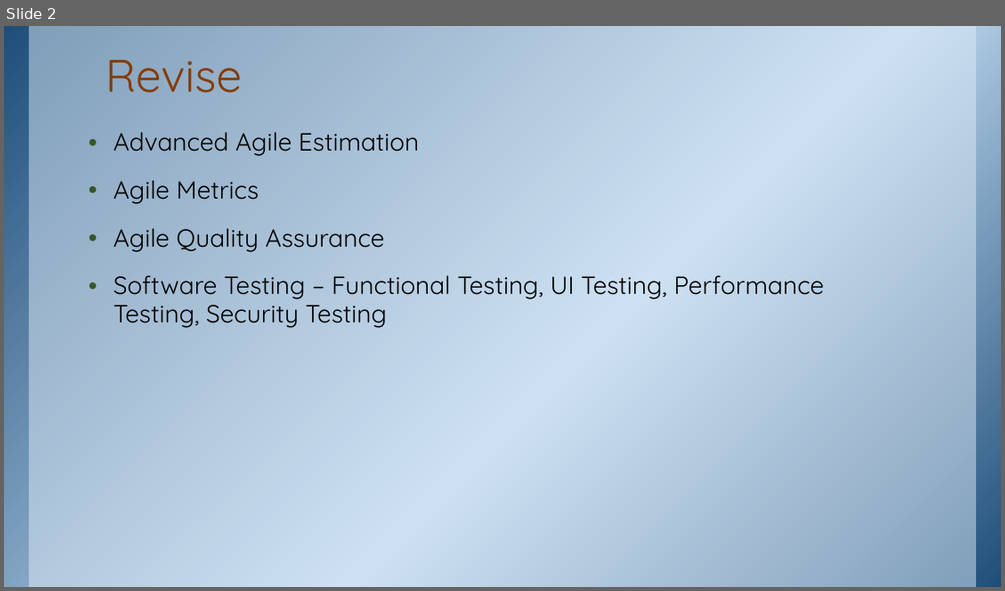
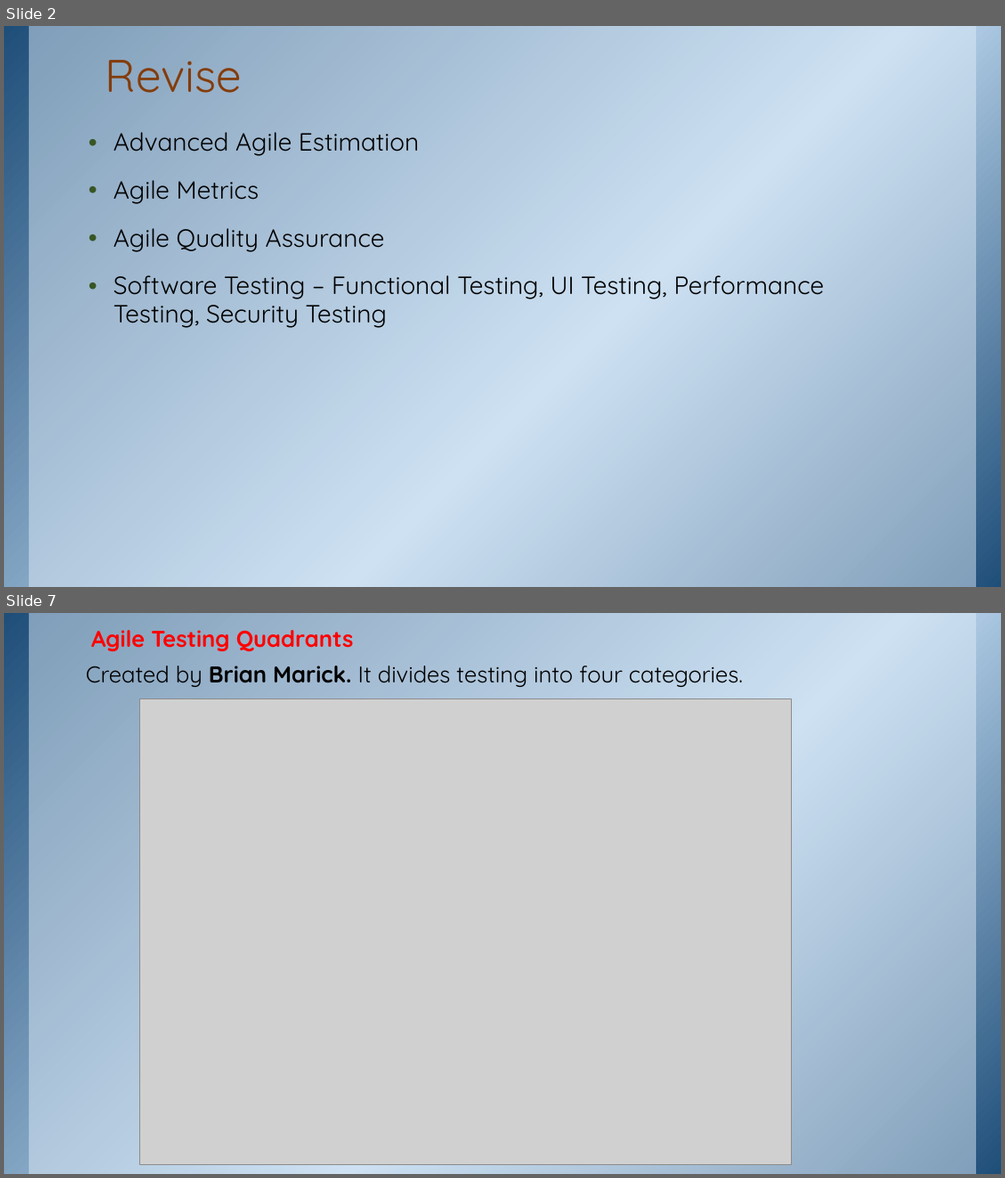
Before and after one commit to ketkiinamdar/IGCOE, a slide deck: TE - Lecture-8-4Aug2026.pptx. Shown one above the other, each under a label of ours: slide 2 before the commit, slides 2 and 7 after it; the slides between them are not shown. The pictures are 1005x591 and 1005x1178 pixels, drawn with LibreOffice and Linux fonts; fonts in the diff are those of the drawing; grey boxes stand for pictures; background and template pictures are left out. Boxes give left, top, right and bottom in pixels: in the first picture for what was removed or moved away, otherwise in the second. Text is boxed around its words. In the diff, an @@ line names an element or a change of style, - is before the commit and + after.

```diff
--- a/TE - Lecture-8-4Aug2026.pptx
+++ b/TE - Lecture-8-4Aug2026.pptx
@@ slide 7 added at bbox=[4, 613, 1001, 1174], background picture (left out); not listed: 2 template elements that a slide beside it also shows @@
@@ text added at bbox=[91, 630, 354, 651], 22 pt, text #FF0000, bold @@
+Agile Testing Quadrants
@@ text added at bbox=[86, 666, 743, 687], 22 pt, text #000000 @@
+Created by Brian Marick. It divides testing into four categories.
@@ picture added at bbox=[139, 699, 791, 1164] @@
```
Also in this commit, not shown: 1 slide changed, 16 other slides added, 1 slide removed, 1 other file.
